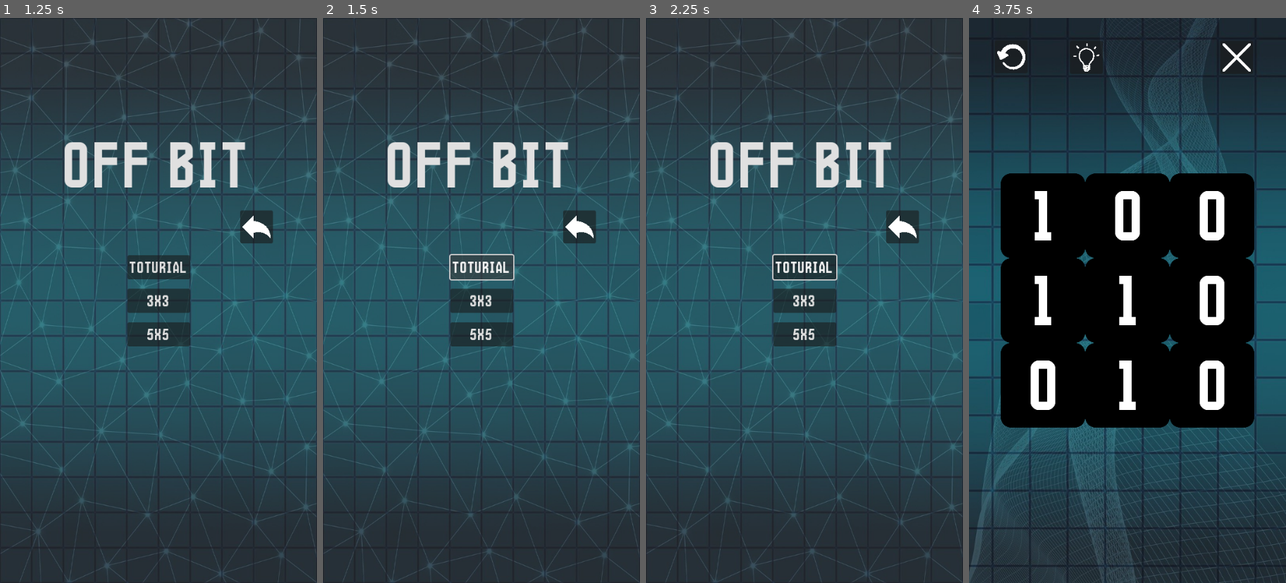
Above: before the commit, frames 1-4 (left to right).
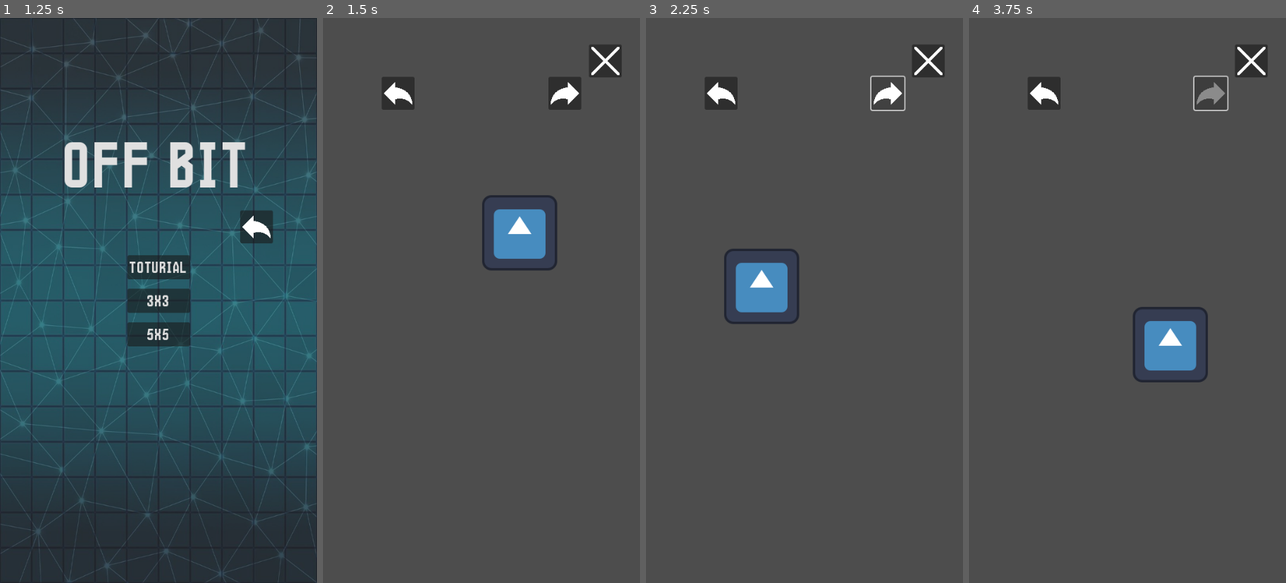
Above: after the commit, the same moments.

Repository: SytonK/off-bit
Game: Godot game, scene res://scenes/UI/menus/main menu/main_menu.tscn
Two runs of this game, one before a commit and one after it. Both use one fixed random seed, a clock stepped at 60 frames per second and the inputs below. The engine's default icon, where the game draws it, is replaced by a stand-in: a white triangle on a blue panel in a dark square.
Inputs (mouse positions are in pixels of both pictures, inside the frame that each line leads up to):
- Up to frame 1 (1.25 s): click "Base mode" at 0.5 s
- Up to frame 2 (1.5 s): click "Toturial" at 1.25 s
- Up to frame 3 (2.25 s): click (886, 91) at 2.02 s
- Up to frame 4 (3.75 s): click (1209, 91) at 2.77 s; click (1127, 300) at 3.5 s, where only the run before the commit has a clickable "3x3"

Frame 1 is identical in both runs. In frame 2, 96% of the frame differs, in the area x 0-100%, y 0-100%; in frame 3, 97%; in frame 4, 98%.

Commit message:
feat/init tutorial

Diff:
--- a/scenes/UI/menus/base mode menu/base_mode_menu.tscn
+++ b/scenes/UI/menus/base mode menu/base_mode_menu.tscn
@@ -29,5 +29,6 @@
 layout_mode = 2
 text = "5x5"
 
+[connection signal="pressed" from="ToturialButton" to="." method="_on_toturial_button_pressed"]
 [connection signal="pressed" from="3x3Button" to="." method="_on_x_3_button_pressed"]
 [connection signal="pressed" from="5x5Button" to="." method="_on_x_5_button_pressed"]
--- a/scenes/UI/part selector/part_selector.tscn
+++ b/scenes/UI/part selector/part_selector.tscn
@@ -4,20 +4,23 @@
 [ext_resource type="Texture2D" uid="uid://ducyjimvvkt0v" path="res://assets/icons/back-icon.png" id="2_d015d"]
 [ext_resource type="Texture2D" uid="uid://cktae2e72q2c2" path="res://assets/icons/next-icon.PNG" id="3_k8dyt"]
 
-[node name="PartSelector" type="Control"]
-layout_mode = 3
-anchors_preset = 0
+[node name="PartSelector" type="HBoxContainer"]
+anchors_preset = 10
+anchor_right = 1.0
+offset_bottom = 56.0
+grow_horizontal = 2
 script = ExtResource("1_a6tfl")
 
 [node name="BackButton" type="Button" parent="."]
-offset_right = 56.0
-offset_bottom = 56.0
+layout_mode = 2
 icon = ExtResource("2_d015d")
 
+[node name="Control" type="Control" parent="."]
+layout_mode = 2
+size_flags_horizontal = 3
+
 [node name="NextButton" type="Button" parent="."]
-offset_left = 484.0
-offset_right = 540.0
-offset_bottom = 56.0
+layout_mode = 2
 icon = ExtResource("3_k8dyt")
 
 [connection signal="pressed" from="BackButton" to="." method="_on_back_button_pressed"]
--- a/scenes/tutorials/base tutorial/base_tutorial.tscn
+++ b/scenes/tutorials/base tutorial/base_tutorial.tscn
@@ -1,3 +1,49 @@
-[gd_scene format=3 uid="uid://cm3lpl4djmllv"]
+[gd_scene load_steps=5 format=3 uid="uid://cm3lpl4djmllv"]
+
+[ext_resource type="Script" uid="uid://m81fbiug1fdu" path="res://scripts/tutorials/base tutorial/base_tutorial.gd" id="1_p7hoq"]
+[ext_resource type="PackedScene" uid="uid://ctpgwfd4b33a5" path="res://scenes/UI/part selector/part_selector.tscn" id="1_q2l0b"]
+[ext_resource type="Texture2D" uid="uid://b78keiyqygu62" path="res://assets/icons/x-icon.png" id="1_qjkwa"]
+[ext_resource type="Texture2D" uid="uid://bvmwu50mipa0j" path="res://icon.svg" id="3_3uuh1"]
 
 [node name="BaseTutorial" type="Node2D"]
+script = ExtResource("1_p7hoq")
+
+[node name="CanvasLayer" type="CanvasLayer" parent="."]
+
+[node name="MarginContainer" type="MarginContainer" parent="CanvasLayer"]
+anchors_preset = 10
+anchor_right = 1.0
+offset_bottom = 156.0
+grow_horizontal = 2
+theme_override_constants/margin_left = 100
+theme_override_constants/margin_top = 100
+theme_override_constants/margin_right = 100
+
+[node name="PartSelector" parent="CanvasLayer/MarginContainer" node_paths=PackedStringArray("parts") instance=ExtResource("1_q2l0b")]
+layout_mode = 2
+parts = [NodePath("../../../Icon"), NodePath("../../../Icon2"), NodePath("../../../Icon3")]
+
+[node name="QuitButton" type="Button" parent="CanvasLayer"]
+anchors_preset = 1
+anchor_left = 1.0
+anchor_right = 1.0
+offset_left = -87.0
+offset_top = 45.0
+offset_right = -31.0
+offset_bottom = 101.0
+grow_horizontal = 0
+icon = ExtResource("1_qjkwa")
+
+[node name="Icon" type="Sprite2D" parent="."]
+position = Vector2(335, 365)
+texture = ExtResource("3_3uuh1")
+
+[node name="Icon2" type="Sprite2D" parent="."]
+position = Vector2(197, 456)
+texture = ExtResource("3_3uuh1")
+
+[node name="Icon3" type="Sprite2D" parent="."]
+position = Vector2(343, 555)
+texture = ExtResource("3_3uuh1")
+
+[connection signal="pressed" from="CanvasLayer/QuitButton" to="." method="_on_quit_button_pressed"]
--- a/scripts/UI/menus/base mode menu/base_mode_menu.gd
+++ b/scripts/UI/menus/base mode menu/base_mode_menu.gd
@@ -1,4 +1,6 @@
 extends VBoxContainer
+
+const BASE_TUTORIAL = preload("res://scenes/tutorials/base tutorial/base_tutorial.tscn")
 
 
 func _on_x_3_button_pressed() -> void:
@@ -9,3 +11,7 @@
 func _on_x_5_button_pressed() -> void:
 	grid_metadata.set_metadata(5,5,2)
 	get_tree().change_scene_to_packed(GridMetadata.GAME_SCENE)
+
+
+func _on_toturial_button_pressed() -> void:
+	get_tree().change_scene_to_packed(BASE_TUTORIAL)
--- a/scripts/part selector/part_selector.gd
+++ b/scripts/part selector/part_selector.gd
@@ -8,11 +8,16 @@
 var current_part: int = 0: set = _set_curr_part
 
 func _ready() -> void:
+	if parts.size() == 0:
+		back_button.disabled = true
+		next_button.disabled = true
+
 	for i in parts.size():
 		if i != 0:
 			parts[i].visible = false
 
 func _set_curr_part(new_val: int) -> void:
+	assert(parts.size() != 0)
 	back_button.disabled = new_val == 0
 	next_button.disabled = new_val == parts.size() - 1
 
--- /dev/null
+++ b/scripts/tutorials/base tutorial/base_tutorial.gd
@@ -0,0 +1,7 @@
+extends Node2D
+
+const MAIN_MENU_SCENE_PATH = "res://scenes/UI/menus/main menu/main_menu.tscn"
+
+
+func _on_quit_button_pressed() -> void:
+	get_tree().change_scene_to_file(MAIN_MENU_SCENE_PATH)
Not shown, added: scripts/tutorials/base tutorial/base_tutorial.gd.uid
